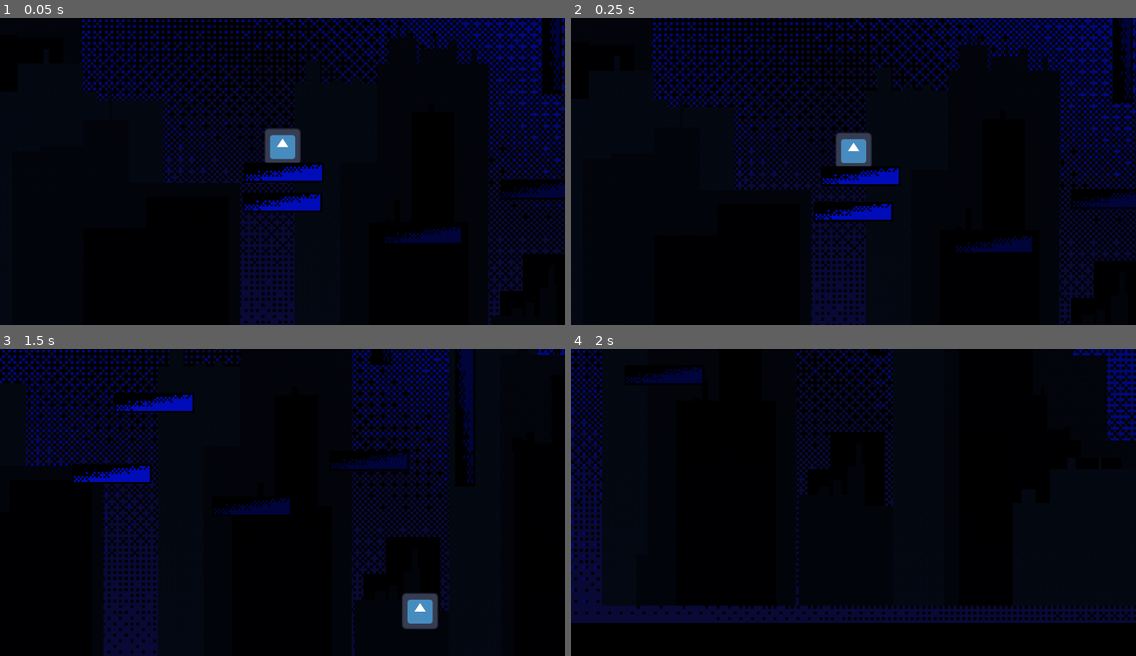
Above: before the commit, frames 1-4 (two rows, left to right).
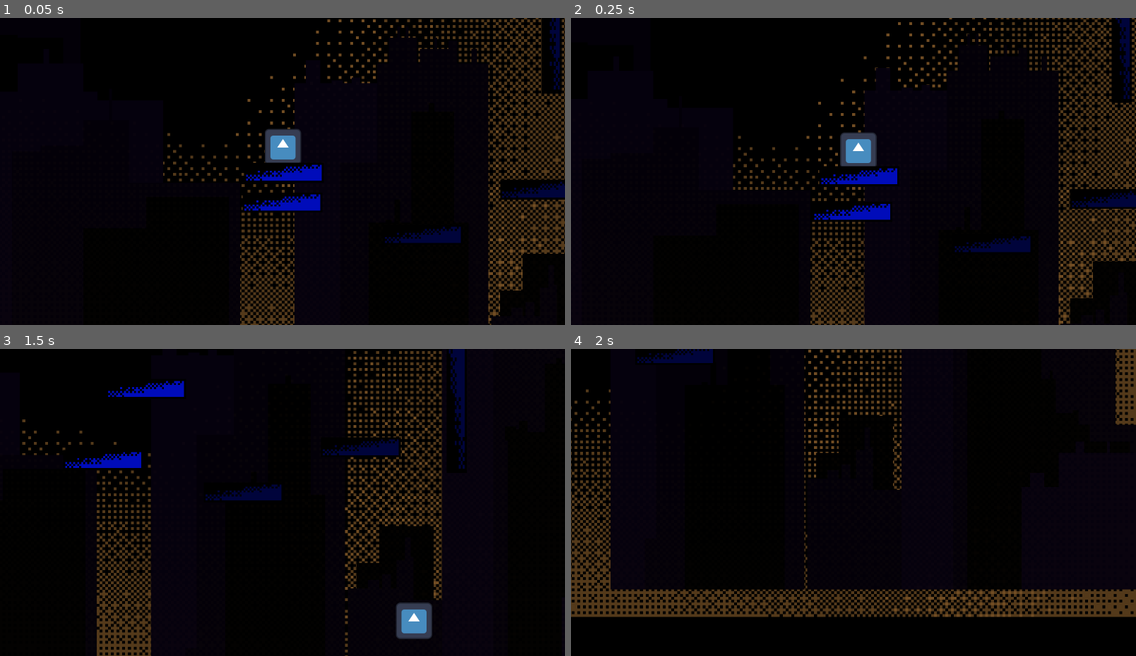
Above: after the commit, the same moments.

Repository: eeMalm/EntropyProjectReal
Game: Godot game, scene res://World.tscn
The game is run twice, just before and just after one commit, with the same random seed, the same clock (stepped at 60 frames per second) and the same inputs. The engine's default icon, where the game draws it, is replaced by a stand-in: a white triangle on a blue panel in a dark square.
Inputs:
- Up to frame 1 (0.05 s): no input
- Up to frame 2 (0.25 s): no input
- Up to frame 3 (1.5 s): hold Right (ui_right) from 0.53 s (still down); tap Shift (Dash) at 0.6, 1.35 s; tap Up (ui_up) at 0.77 s
- Up to frame 4 (2 s): keep holding Right (ui_right); tap Up (ui_up) at 1.52 s

The runs differ from the first frame. In frame 1, 19% of the frame differs, in the area x 14-100%, y 0-100%; in frame 2, 22%; in frame 3, 23%, in the area x 0-100%, y 0-100%; in frame 4, 20%.

Commit message:
Platforms working WOOOOO

Diff:
--- a/entropy/World.tscn
+++ b/entropy/World.tscn
@@ -2,9 +2,9 @@
 
 [ext_resource type="PackedScene" uid="uid://cyygmes76je0j" path="res://Player.tscn" id="1_egmpb"]
 [ext_resource type="Texture2D" uid="uid://cl4i1nsc4wk57" path="res://Platfrom2Blue.png" id="2_nnxpd"]
+[ext_resource type="Texture2D" uid="uid://sxycdcw10xog" path="res://BackgroundGrey.png" id="3_76pr8"]
 [ext_resource type="Script" path="res://camera_2d.gd" id="3_htjjv"]
 [ext_resource type="Texture2D" uid="uid://cy5brfjyamnmp" path="res://CityBackground.png" id="3_rig4i"]
-[ext_resource type="Texture2D" uid="uid://c18qtv6i7shxf" path="res://BlueTriangleGradient.png" id="3_yyt8v"]
 [ext_resource type="Texture2D" uid="uid://cky6m1ob6u34k" path="res://Platform2.png" id="4_07rcc"]
 [ext_resource type="PackedScene" uid="uid://dogclfpne72a5" path="res://MovingPlatform.tscn" id="7_avy72"]
 
@@ -25,16 +25,17 @@
 motion_offset = Vector2(500, 0)
 
 [node name="Sprite2D" type="Sprite2D" parent="ParallaxBackground/ParallaxLayer"]
+modulate = Color(0.693301, 0.472104, 0.219859, 1)
 texture_filter = 1
 scale = Vector2(10, 10)
-texture = ExtResource("3_yyt8v")
+texture = ExtResource("3_76pr8")
 
 [node name="ParallaxLayer2" type="ParallaxLayer" parent="ParallaxBackground"]
 motion_scale = Vector2(0.8, 0.8)
 motion_offset = Vector2(500, 0)
 
 [node name="Sprite2D" type="Sprite2D" parent="ParallaxBackground/ParallaxLayer2"]
-modulate = Color(0.0392157, 0.0941176, 0.192157, 0.956863)
+modulate = Color(0.0705882, 0.0117647, 0.168627, 0.956863)
 texture_filter = 1
 scale = Vector2(10, 10)
 texture = ExtResource("3_rig4i")
@@ -108,5 +109,5 @@
 
 [node name="MovingPlatform" parent="." instance=ExtResource("7_avy72")]
 startpos = Vector2(200, -200)
-targetpos = Vector2(-200, -200)
+targetpos = Vector2(-200, -250)
 interval = 2
--- a/entropy/moving_platform.gd
+++ b/entropy/moving_platform.gd
@@ -20,6 +20,6 @@
 	var tween = get_tree().create_tween()
 	tween.tween_property(self, "position", startpos, interval)
 	tween.tween_property(self, "position", targetpos, interval)
-	tween.set_trans(Tween.TRANS_QUAD)
+	tween.set_trans(Tween.TRANS_SINE)
 	tween.set_ease(Tween.EASE_IN_OUT)
 	tween.connect("finished", Callable(self, "run"))
--- a/entropy/player.gd
+++ b/entropy/player.gd
@@ -3,7 +3,6 @@
 
 var SPEED = 5000.0
 var MAX_SPEED = 600.0
-var speedmax = 600.0
 var FRICTION = 0.25
 var JUMP_VELOCITY = -1000.0
 var WALLJUMP_VELOCITY = -800.0
@@ -17,6 +16,9 @@
 var WJUMPS_AMOUNT = 10
 var isDashing = false
 
+var impartedvelocity = Vector2(0.0, 0.0)
+
+
 func _physics_process(delta: float) -> void:
 
 	var direction := Input.get_axis("ui_left", "ui_right")
@@ -28,20 +30,28 @@
 		var Floor = get_floor()
 
 		if Floor && "platformvelocity" in Floor:
-			if speedmax == MAX_SPEED:
-				print("stepped on moving platform")
-				velocity = Floor.platformvelocity
+			var temp = velocity
+			velocity.x = Floor.platformvelocity.x
+			move_and_slide()
+			velocity = temp
+			impartedvelocity.x = Floor.platformvelocity.x
 
-			speedmax += abs(Floor.platformvelocity.x)
-		else:
-			speedmax = MAX_SPEED
+		elif is_on_floor():
+			impartedvelocity = Vector2(0.0, 0.0)
 	if not is_on_floor():
+		if impartedvelocity != Vector2(0.0, 0.0):
+			var temp = velocity
+			velocity = Vector2(0.0, 0.0)
+			velocity.x = impartedvelocity.x
+			move_and_slide()
+			velocity = temp
 
 		if velocity.y > 0:
 			velocity.y += GRAVITY * 1.3 * delta
 		else:
 			velocity.y += GRAVITY * 0.8 * delta
-
+	if is_on_wall():
+		impartedvelocity = Vector2(0.0, 0.0)
 	if not isDashing:
 		# Handle jump.
 		if Input.is_action_just_pressed("ui_up"):
@@ -58,12 +68,12 @@
 
 		if direction == 1:
 
-			if velocity.x < speedmax:
+			if velocity.x < MAX_SPEED:
 				velocity.x += SPEED * delta;
 
 		elif direction == -1:
 
-			if velocity.x > -speedmax:
+			if velocity.x > -MAX_SPEED:
 				velocity.x -= SPEED * delta;
 		else:
 			velocity.x *= FRICTION
Binary file added: entropy/BackgroundGrey.png
Not shown, added: entropy/BackgroundGrey.png.import
Binary file added: entropy/YellowRedBackground.png
Not shown, added: entropy/YellowRedBackground.png.import
